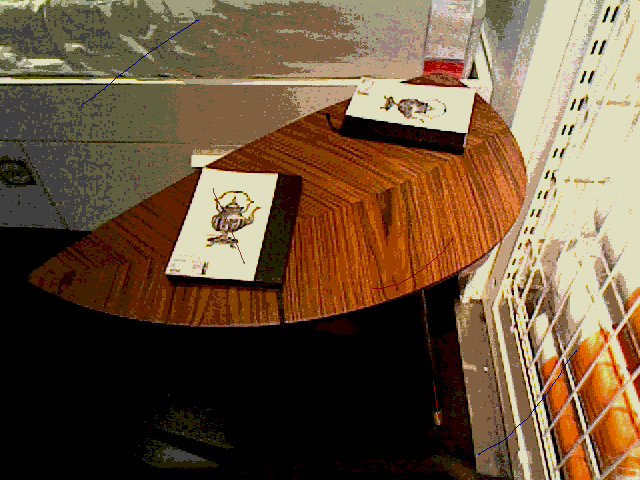
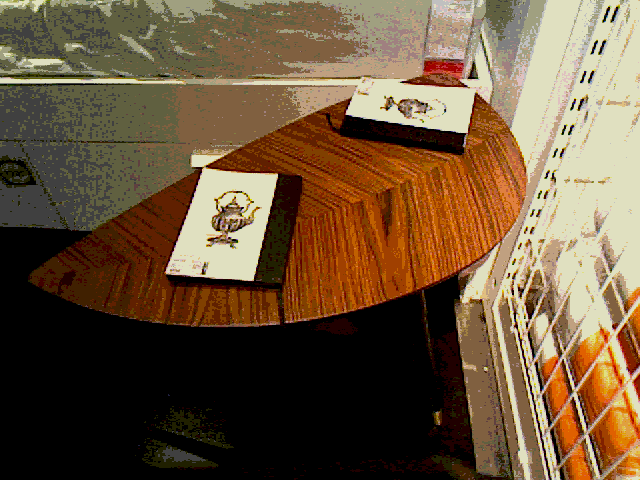
Layered file, before and after one edit (w=640, h=480). Changes by layer:
removed layer "Layer #1" over [81, 20, 577, 455]
